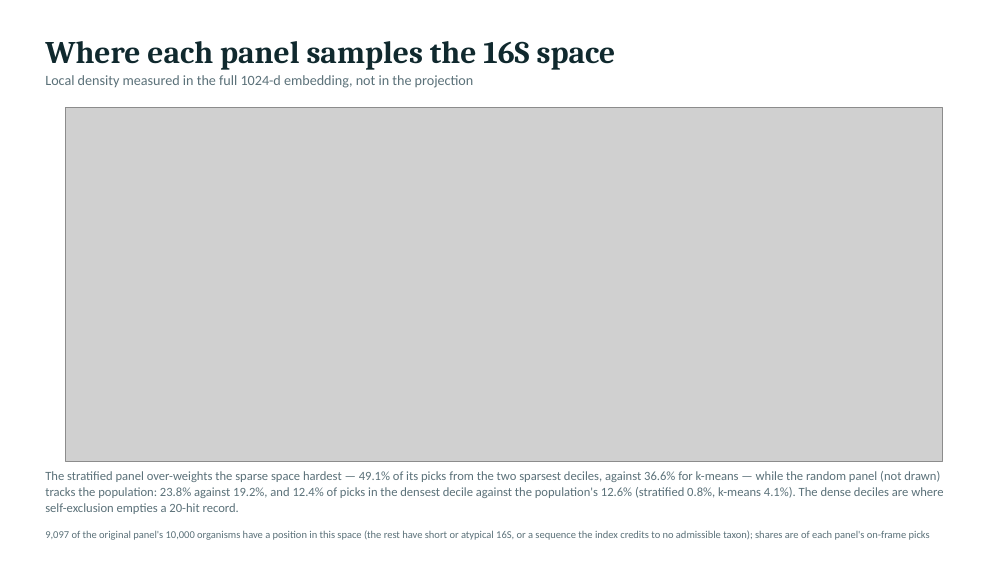
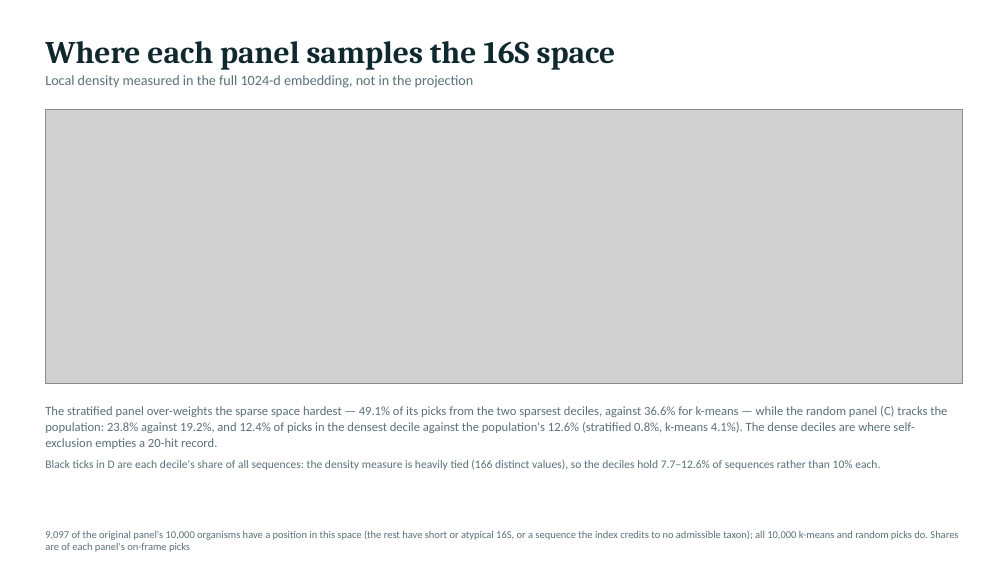
Before and after one commit to freiburgermsu/prFBA, a slide deck: slide 27 of presentations/prFBA_updates_2026-10.pptx. Drawn at 1008x567 pixels with LibreOffice and Linux fonts; fonts in the diff are those of the drawing; grey boxes stand for pictures. Boxes give left, top, right and bottom in pixels: in the first picture for what was removed or moved away, otherwise in the second. Text is boxed around its words. In the diff, an @@ line names an element or a change of style, - is before the commit and + after.

```diff
--- a/presentations/prFBA_updates_2026-10.pptx
+++ b/presentations/prFBA_updates_2026-10.pptx
@@ picture: place and size @@
-picture at <box>66,107,943,461</box>
+picture at <box>45,110,963,384</box>
@@ text at <box>45,406,947,470</box>: text changed @@
-The stratified panel over-weights the sparse space hardest — 49.1% of its picks from the two sparsest deciles, against 36.6% for k-means — while the random panel (not drawn) tracks the population: 23.8% against 19.2%, and 12.4% of picks in the densest decile against the population's 12.6% (stratified 0.8%, k-means 4.1%). The dense deciles are where self-exclusion empties a 20-hit record.
+The stratified panel over-weights the sparse space hardest — 49.1% of its picks from the two sparsest deciles, against 36.6% for k-means — while the random panel (C) tracks the population: 23.8% against 19.2%, and 12.4% of picks in the densest decile against the population's 12.6% (stratified 0.8%, k-means 4.1%). The dense deciles are where self-exclusion empties a 20-hit record.
+Black ticks in D are each decile's share of all sequences: the density measure is heavily tied (166 distinct values), so the deciles hold 7.7–12.6% of sequences rather than 10% each.
@@ text at <box>45,530,958,552</box>: text changed @@
-9,097 of the original panel's 10,000 organisms have a position in this space (the rest have short or atypical 16S, or a sequence the index credits to no admissible taxon); shares are of each panel's on-frame picks
+9,097 of the original panel's 10,000 organisms have a position in this space (the rest have short or atypical 16S, or a sequence the index credits to no admissible taxon); all 10,000 k-means and random picks do. Shares are of each panel's on-frame picks
```
Also in this commit, not shown: 5 other files.
